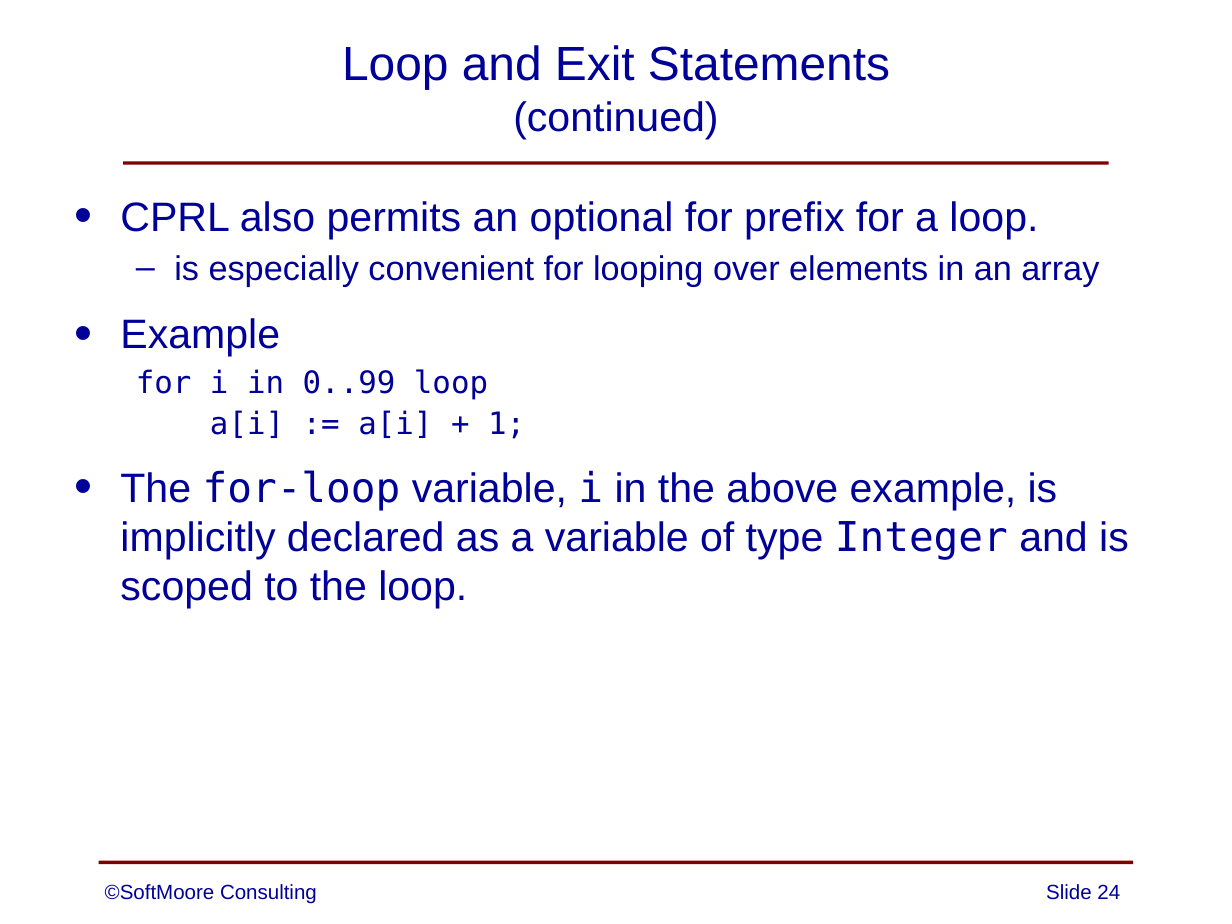
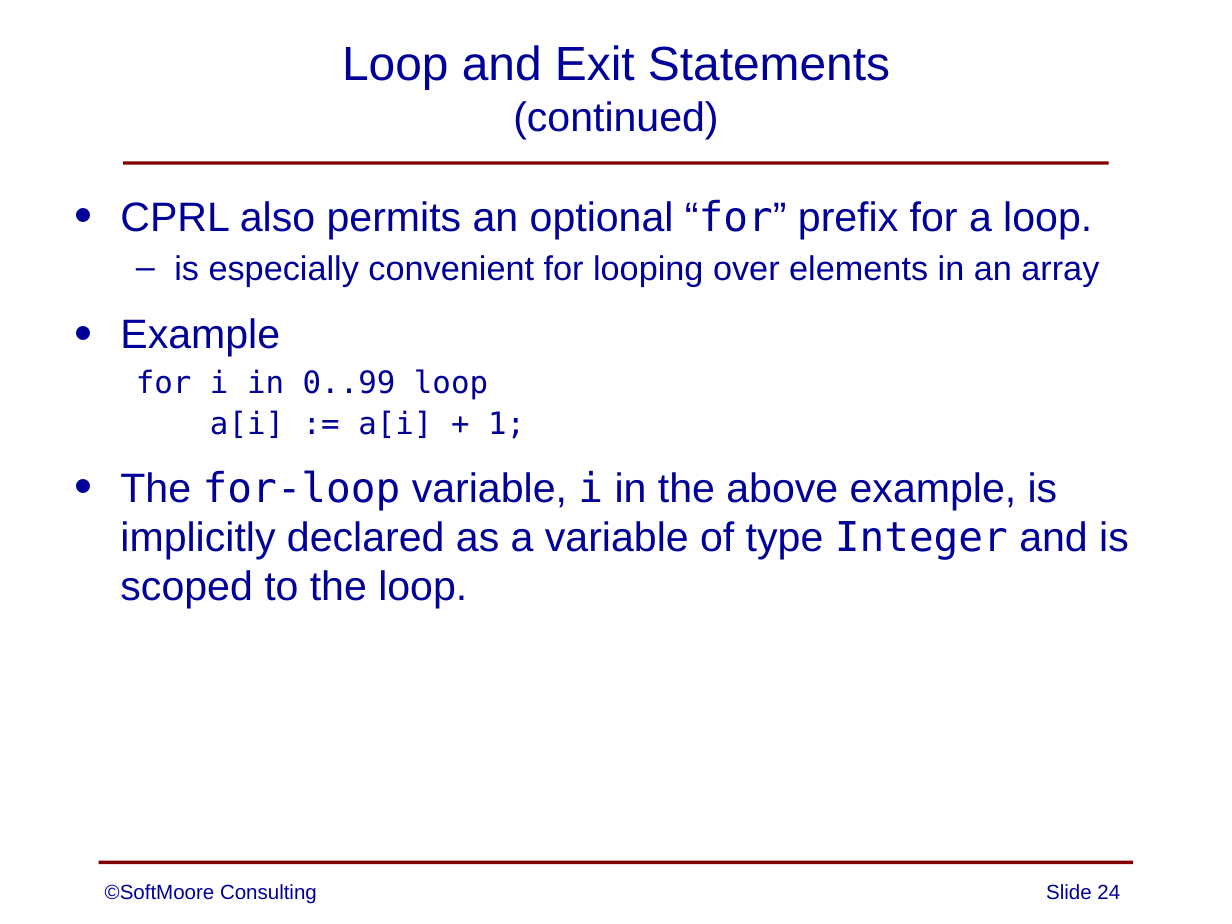
Before and after one commit to SoftMoore/CPRL-Kt-3rd, a slide deck: slide 24 of PowerPoints/04 - Definition of CPRL.pptx. Drawn at 1232x924 pixels with LibreOffice and Linux fonts; fonts in the diff are those of the drawing. Boxes give left, top, right and bottom in pixels: in the first picture for what was removed or moved away, otherwise in the second. Text is boxed around its words. In the diff, an @@ line names an element or a change of style, - is before the commit and + after.

```diff
--- a/PowerPoints/04 - Definition of CPRL.pptx
+++ b/PowerPoints/04 - Definition of CPRL.pptx
@@ text at [120, 199, 1092, 239]: text changed @@
-• CPRL also permits an optional for prefix for a loop.
+• CPRL also permits an optional “for” prefix for a loop.
```
Also in this commit, not shown: 1 other file.
